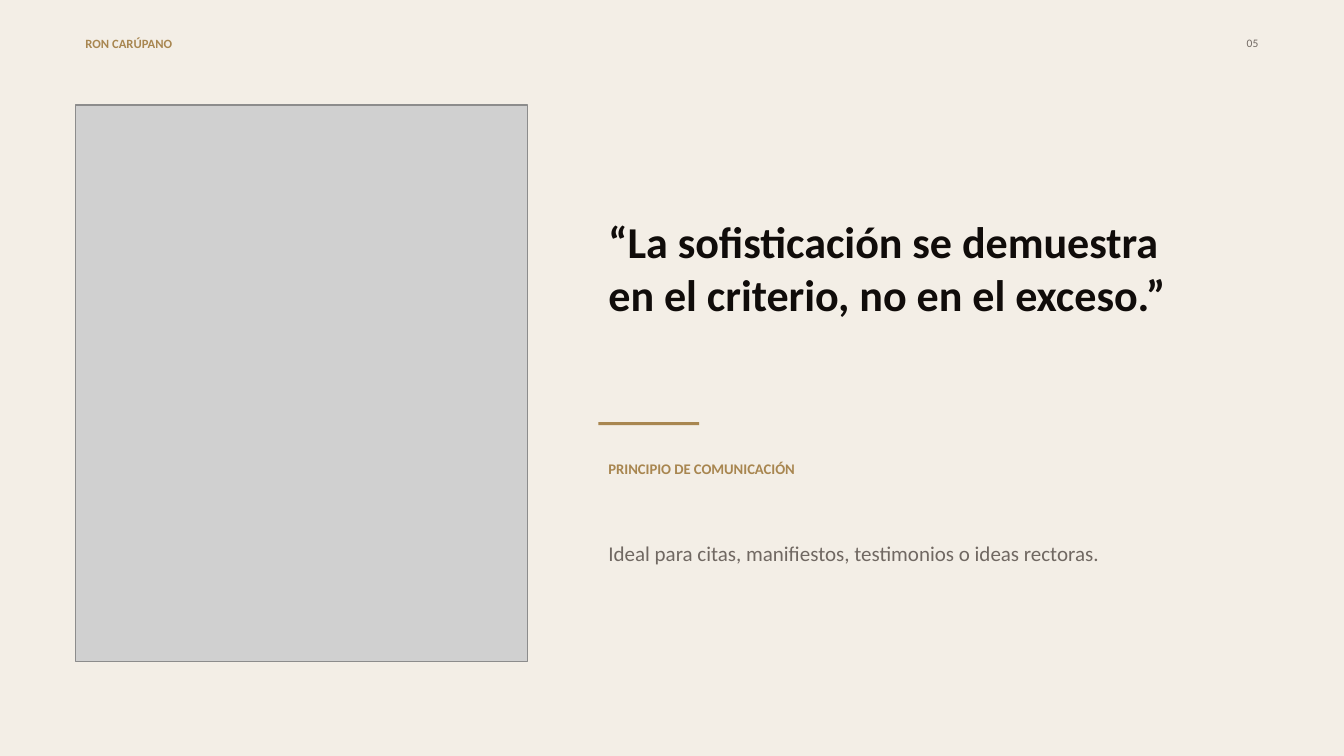
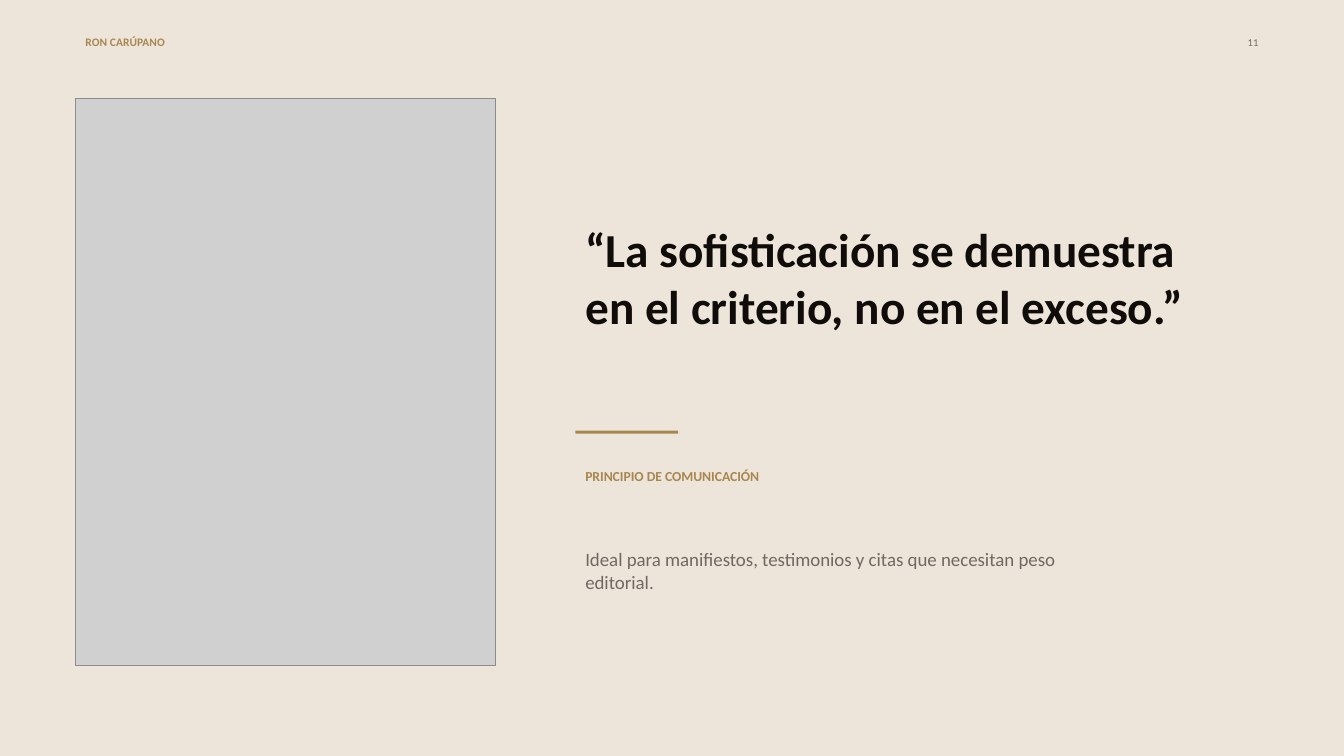
Before and after one commit to grodriguezal/ron-carupano-brand-hub, a slide deck: slide 11 of assets/downloads/ron-carupano-master-deck.pptx (slide 5 before the commit). Drawn at 1344x756 pixels with LibreOffice and Linux fonts; fonts in the diff are those of the drawing; grey boxes stand for pictures. Boxes give left, top, right and bottom in pixels: in the first picture for what was removed or moved away, otherwise in the second. Text is boxed around its words. In the diff, an @@ line names an element or a change of style, - is before the commit and + after.

```diff
--- a/assets/downloads/ron-carupano-master-deck.pptx
+++ b/assets/downloads/ron-carupano-master-deck.pptx
@@ background #F3EEE6 to #EEE5DA @@
@@ text "RON CARÚPANO" at <box>85,37,165,46</box>: size 9 to 8.2 pt @@
@@ text at <box>1248,39,1259,46</box>: text changed; size 8.2 to 7.5 pt @@
-05
+11
@@ picture: place and size @@
-picture at <box>76,105,527,661</box>
+picture at <box>76,99,496,665</box>
@@ text "“La sofisticación se demuestra en ...": place and size @@
-text "“La sofisticación se demuestra en ..." at <box>608,225,1165,317</box>
+text "“La sofisticación se demuestra en ..." at <box>585,232,1183,331</box>
@@ text "“La sofisticación se demuestra en ..." at <box>585,232,1183,331</box>: size 31.5 to 33.8 pt @@
@@ rectangle: place and size @@
-rectangle at <box>599,422,700,425</box>
+rectangle at <box>576,431,679,434</box>
@@ text "PRINCIPIO DE COMUNICACIÓN": place and size @@
-text "PRINCIPIO DE COMUNICACIÓN" at <box>608,461,795,474</box>
+text "PRINCIPIO DE COMUNICACIÓN" at <box>585,469,759,481</box>
@@ text "PRINCIPIO DE COMUNICACIÓN" at <box>585,469,759,481</box>: size 10.5 to 9.8 pt @@
@@ text at <box>585,553,1056,589</box>: text changed; size 15 to 13.5 pt @@
-Ideal para citas, manifiestos, testimonios o ideas rectoras.
+Ideal para manifiestos, testimonios y citas que necesitan peso editorial.
```
Also in this commit, not shown: 5 other slides changed, 14 slides added, 4 slides removed, 7 other files.
